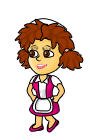
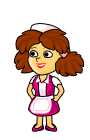
Two versions of the same layered image (90×140). Layer-by-layer changes:
moved "Слой 3" above "Фигура 9", painted on it over left=40, top=23, right=77, bottom=56
moved "Фигура 9" above "Слой 4", painted on it over left=39, top=23, right=74, bottom=58
painted on "Слой 4" over left=57, top=51, right=85, bottom=78
painted on "Фигура 10" over left=56, top=51, right=84, bottom=76
painted on "Фигура 14" over left=60, top=49, right=72, bottom=60
added layer "Фигура 26" in group "Голова (копия) 3" over left=61, top=40, right=70, bottom=60
painted on "Слой 2" over left=15, top=19, right=75, bottom=53
painted on "Фигура 8" over left=15, top=19, right=48, bottom=54
"Слой 12": opacity 100% → 53%, moved it into group "Голова (копия) 3", painted on it over left=34, top=22, right=68, bottom=114
painted on "Фигура 13" over left=29, top=19, right=67, bottom=42
removed layer "Слой 6" from group "Голова (копия) 3" over left=30, top=46, right=51, bottom=52
painted on "Слой 5" over left=13, top=49, right=32, bottom=74
painted on "Фигура 10 (копия)" over left=14, top=47, right=41, bottom=73
painted on "Фигура 24 (копия) 4" over left=53, top=81, right=64, bottom=103
painted on "Фигура 20 (копия)" over left=33, top=98, right=51, bottom=111
painted on "Фигура 20" over left=30, top=98, right=53, bottom=113
painted on "Фигура 17" over left=34, top=74, right=49, bottom=84
"Слой 7": opacity 48% → 100%, painted on it over left=33, top=77, right=56, bottom=102
painted on "Фигура 19" over left=35, top=76, right=55, bottom=99
painted on "Фигура 22" over left=29, top=97, right=59, bottom=116
painted on "Фигура 23 (копия)" over left=44, top=105, right=56, bottom=129
painted on "Фигура 24 (копия)" over left=46, top=119, right=58, bottom=132
painted on "Фигура 25 (копия)" over left=45, top=120, right=59, bottom=130
painted on "Фигура 23" over left=32, top=107, right=46, bottom=129
…and 17 more changes (2 moved_by, 13 painted, 2 removed, 1 renamed)
